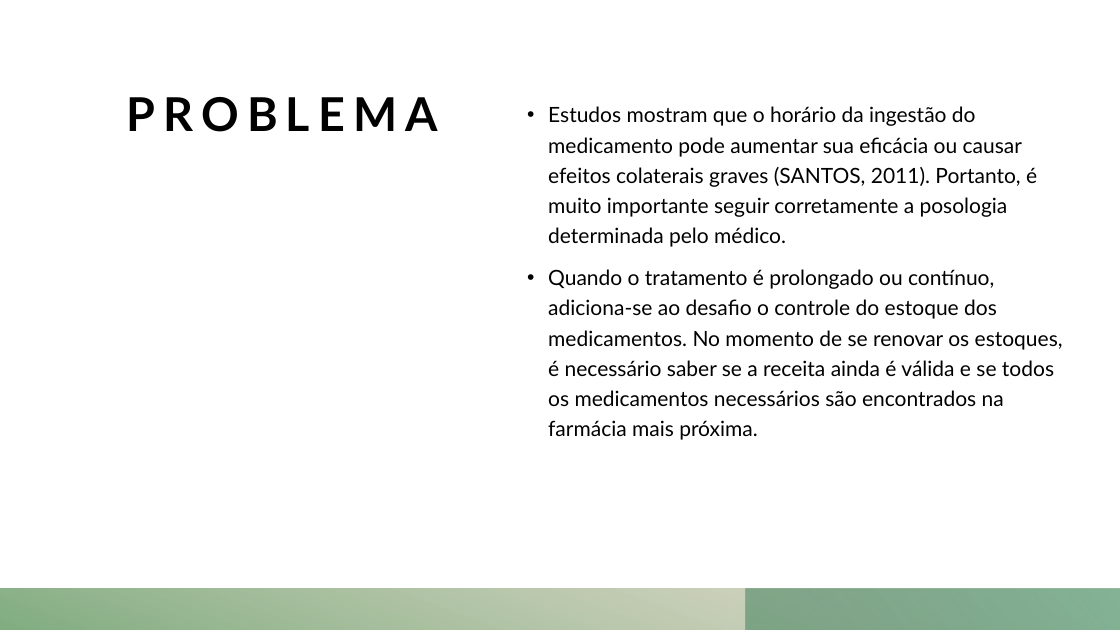
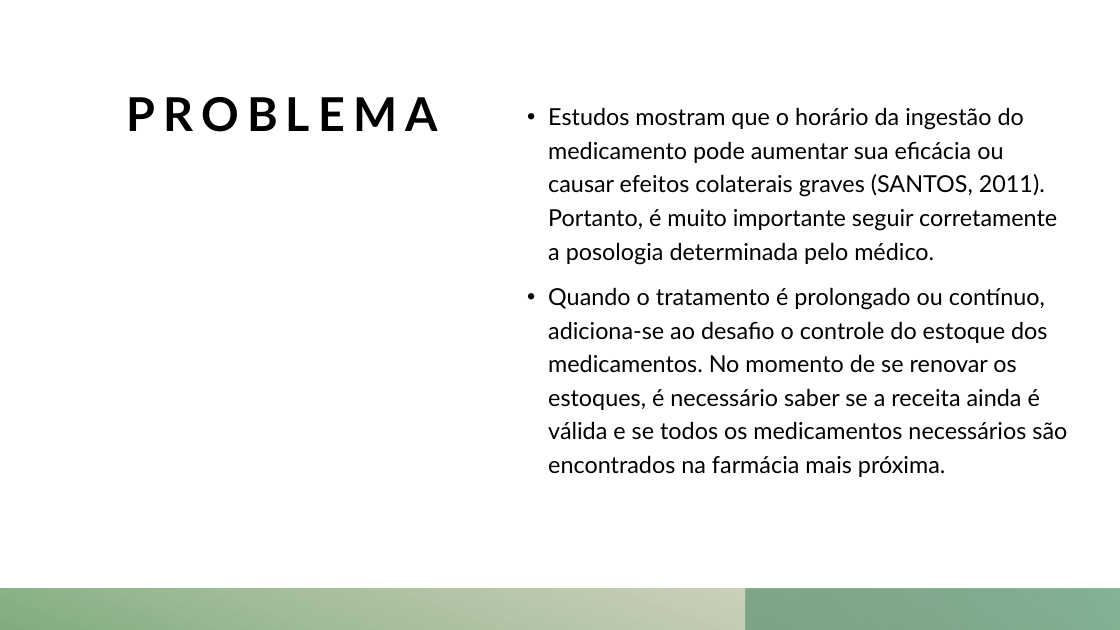
Before and after one commit to ICEI-PUC-Minas-PMV-ADS/pmv-ads-2021-2-e2-proj-int-t1-t1-grupo-1, a slide deck: slide 3 of presentation/Minha Saúde.pptx. Drawn at 1120x630 pixels with LibreOffice and Linux fonts; fonts in the diff are those of the drawing. Boxes give left, top, right and bottom in pixels: in the first picture for what was removed or moved away, otherwise in the second. Text is boxed around its words. In the diff, an @@ line names an element or a change of style, - is before the commit and + after.

```diff
--- a/presentation/Minha Saúde.pptx
+++ b/presentation/Minha Saúde.pptx
@@ text "Estudos mostram que o horário ..." at [548,107,1067,477]: size 18 to 20 pt @@
```
Also in this commit, not shown: 2 other slides changed, 2 slides added, 2 slides removed.
